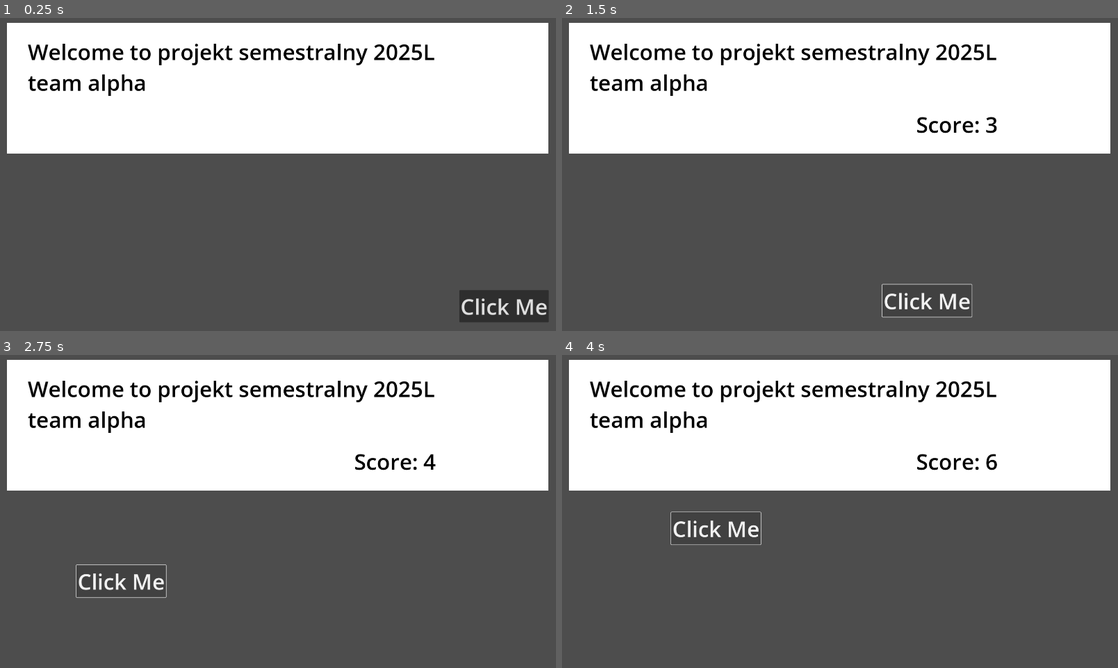
Above: before the commit, frames 1-4 (two rows, left to right).
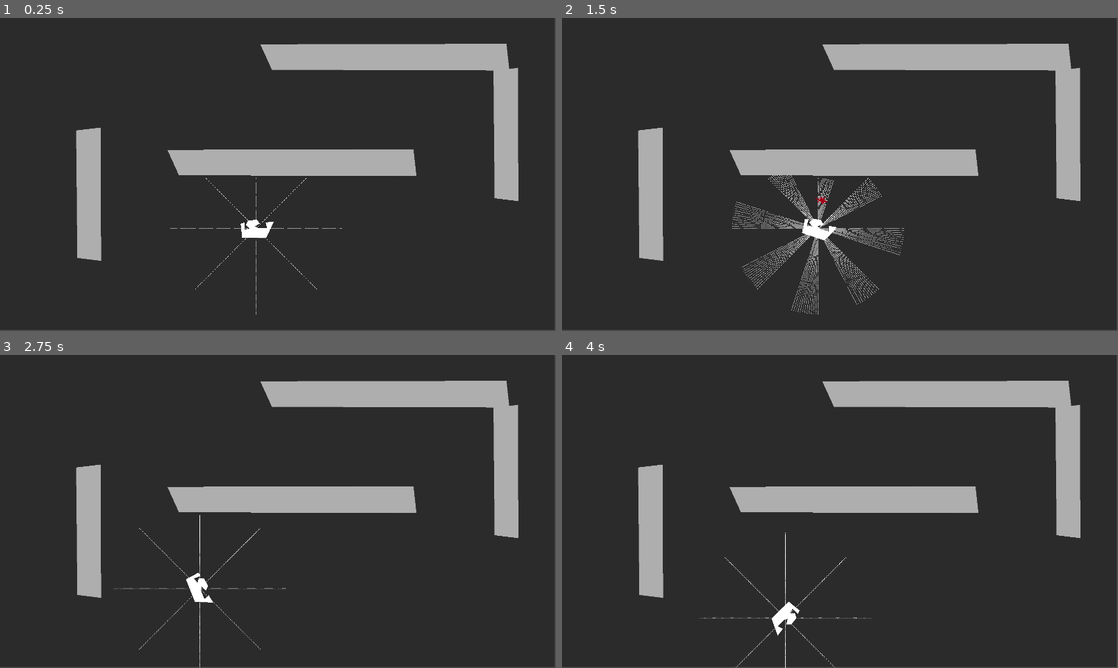
Above: after the commit, the same moments.

Repository: NamespaceV/semestralne-2025l-a
Game: Godot game, scene res://test/jellyboy/test_scene.tscn
Two runs of this game, one before a commit and one after it. Both use one fixed random seed, a clock stepped at 60 frames per second and the inputs below. Before the commit the project starts from res://main_scene.tscn.
Inputs (mouse positions are in pixels of both pictures, inside the frame that each line leads up to):
- Up to frame 1 (0.25 s): no input
- Up to frame 2 (1.5 s): click (1067, 305) at 0.5 s, where only the run before the commit has a clickable "Click Me"; tap Enter at 1.25 s; hold Right (right) from 1.28 s (still down); tap Space (action) at 1.35 s
- Up to frame 3 (2.75 s): release Right (right) at 2.03 s; hold S (down) from 2.03 s (still down); tap Space (action) at 2.1 s
- Up to frame 4 (4 s): release S (down) at 2.78 s; hold Right (right) 2.78-3.53 s; tap Space (action) at 2.85, 3.6 s; hold Up (up) from 3.53 s (still down)

The runs differ from the first frame. In frame 1, 98% of the frame differs, in the area x 0-100%, y 0-100%; in frame 2, 97%; in frame 3, 98%; in frame 4, 98%.

Commit message:
Added prototype for echolocation mechanics (raycast + trail rect)
Echolocation system concept:
- Emits multiple rays in circular pattern from emitter
- Bounces rays off colliders a set number of times
- Spawns small fading rectangles along each ray path
- physics-free and particle free

Diff:
--- a/semestralne2025l-a/project.godot
+++ b/semestralne2025l-a/project.godot
@@ -11,7 +11,7 @@
 [application]
 
 config/name="Semestralne2025l-a"
-run/main_scene="uid://stdy8gmpcsag"
+run/main_scene="uid://ddbj26s1kpbpy"
 config/features=PackedStringArray("4.4", "Forward Plus")
 config/icon="res://icon.svg"
 
@@ -26,6 +26,10 @@
 window/size/window_width_override=960
 window/size/window_height_override=540
 window/stretch/mode="viewport"
+
+[dotnet]
+
+project/assembly_name="Semestralne2025l-a"
 
 [input]
 
--- /dev/null
+++ b/semestralne2025l-a/test/jellyboy/echolocation_emmiter.gd
@@ -0,0 +1,51 @@
+# EcholocationEmitter2D.gd
+extends Node2D
+
+@export var num_rays := 8
+@export var ray_length := 300.0
+@export var trail_step := 5.0
+@export var max_bounces := 2
+@export var trail_scene: PackedScene
+
+func _process(delta: float):
+	emit_echolocation()
+
+func emit_echolocation():
+	for i in num_rays:
+		var angle = i * TAU / num_rays
+		var dir = Vector2(cos(angle), sin(angle)).normalized()
+		spawn_echo_ray(global_position, dir, max_bounces)
+
+func spawn_echo_ray(origin: Vector2, direction: Vector2, bounces: int):
+	var current_pos = origin
+	var dir = direction
+	var remaining_bounces = bounces
+	var space = get_world_2d().direct_space_state
+
+	while remaining_bounces >= 0:
+		var params := PhysicsRayQueryParameters2D.create(current_pos, current_pos + dir * ray_length)
+		params.exclude = [self]
+
+		var result = space.intersect_ray(params)
+		var end_pos = result.position if result else current_pos + dir * ray_length
+
+		# Place trail rectangles
+		var distance = current_pos.distance_to(end_pos)
+		var steps = int(distance / trail_step)
+		for s in steps:
+			var t = float(s) / steps
+			var pos = current_pos.lerp(end_pos, t)
+			spawn_trail_rect(pos)
+
+		if result:
+			dir = dir.bounce(result.normal)
+			current_pos = end_pos
+			remaining_bounces -= 1
+		else:
+			break
+
+
+func spawn_trail_rect(world_pos: Vector2):
+	var rect = trail_scene.instantiate()
+	rect.position = $Trail.to_local(world_pos)
+	$Trail.add_child(rect)
--- /dev/null
+++ b/semestralne2025l-a/test/jellyboy/echolocation_emmiter.tscn
@@ -0,0 +1,12 @@
+[gd_scene load_steps=3 format=3 uid="uid://do1ektfxkyufa"]
+
+[ext_resource type="Script" uid="uid://kb5nexqyab4p" path="res://test/jellyboy/echolocation_emmiter.gd" id="1_i0wai"]
+[ext_resource type="PackedScene" uid="uid://cdax1nyl64mh1" path="res://test/jellyboy/trail_rectangle.tscn" id="2_fge7y"]
+
+[node name="EcholocationEmmiter" type="Node2D"]
+script = ExtResource("1_i0wai")
+trail_scene = ExtResource("2_fge7y")
+
+[node name="Trail" type="Node2D" parent="."]
+
+[node name="Manager" type="Node2D" parent="."]
--- /dev/null
+++ b/semestralne2025l-a/test/jellyboy/test_scene.tscn
@@ -0,0 +1,83 @@
+[gd_scene load_steps=5 format=3 uid="uid://ddbj26s1kpbpy"]
+
+[ext_resource type="Script" uid="uid://olx7pm3i3pw2" path="res://test/zephyr/character.gd" id="1_covvg"]
+[ext_resource type="PackedScene" uid="uid://do1ektfxkyufa" path="res://test/jellyboy/echolocation_emmiter.tscn" id="2_mavlv"]
+
+[sub_resource type="CircleShape2D" id="CircleShape2D_mavlv"]
+radius = 59.0339
+
+[sub_resource type="RectangleShape2D" id="RectangleShape2D_to65c"]
+size = Vector2(87, 92)
+
+[node name="TestScene" type="Node2D"]
+
+[node name="Background" type="ColorRect" parent="."]
+offset_right = 1915.0
+offset_bottom = 1076.0
+color = Color(0.169245, 0.169245, 0.169245, 1)
+
+[node name="Character" type="CharacterBody2D" parent="."]
+position = Vector2(884, 726)
+motion_mode = 1
+script = ExtResource("1_covvg")
+
+[node name="Polygon2D" type="Polygon2D" parent="Character"]
+position = Vector2(-13, 21)
+polygon = PackedVector2Array(-35, 11, -40, -37, -27, -41, -27, -16, -9, -21, -22, -32, -14, -48, 15, -51, 27, -38, 8, -29, 22, -22, 52, -22, 46, -41, 75, -45, 48, 12)
+
+[node name="CollisionShape2D" type="CollisionShape2D" parent="Character"]
+shape = SubResource("CircleShape2D_mavlv")
+
+[node name="EcholocationEmmiter" parent="Character" instance=ExtResource("2_mavlv")]
+
+[node name="Pillar" type="StaticBody2D" parent="."]
+position = Vector2(1359, 139)
+disable_mode = 1
+
+[node name="CollisionShape2D" type="CollisionShape2D" parent="Pillar"]
+scale = Vector2(10, 1)
+shape = SubResource("RectangleShape2D_to65c")
+
+[node name="Polygon2D" type="Polygon2D" parent="Pillar"]
+scale = Vector2(10, 1)
+color = Color(0.683077, 0.683077, 0.683077, 1)
+polygon = PackedVector2Array(-46, -48, 39, -50, 40, 42, -42, 40)
+
+[node name="Pillar2" type="StaticBody2D" parent="."]
+position = Vector2(1750, 422)
+disable_mode = 1
+
+[node name="CollisionShape2D" type="CollisionShape2D" parent="Pillar2"]
+scale = Vector2(1, 5)
+shape = SubResource("RectangleShape2D_to65c")
+
+[node name="Polygon2D" type="Polygon2D" parent="Pillar2"]
+scale = Vector2(1, 5)
+color = Color(0.683077, 0.683077, 0.683077, 1)
+polygon = PackedVector2Array(-46, -48, 39, -50, 40, 42, -42, 40)
+
+[node name="Pillar3" type="StaticBody2D" parent="."]
+position = Vector2(1038, 503)
+disable_mode = 1
+
+[node name="CollisionShape2D" type="CollisionShape2D" parent="Pillar3"]
+scale = Vector2(10, 1)
+shape = SubResource("RectangleShape2D_to65c")
+
+[node name="Polygon2D" type="Polygon2D" parent="Pillar3"]
+scale = Vector2(10, 1)
+color = Color(0.683077, 0.683077, 0.683077, 1)
+polygon = PackedVector2Array(-46, -48, 39, -50, 40, 42, -42, 40)
+
+[node name="Pillar4" type="StaticBody2D" parent="."]
+position = Vector2(309, 628)
+disable_mode = 1
+
+[node name="CollisionShape2D" type="CollisionShape2D" parent="Pillar4"]
+scale = Vector2(1, 5)
+shape = SubResource("RectangleShape2D_to65c")
+
+[node name="Polygon2D" type="Polygon2D" parent="Pillar4"]
+scale = Vector2(1, 5)
+color = Color(0.683077, 0.683077, 0.683077, 1)
+polygon = PackedVector2Array(-46, -48, 39, -50, 40, 42, -42, 40)
--- /dev/null
+++ b/semestralne2025l-a/test/jellyboy/trail_rectangle.gd
@@ -0,0 +1,10 @@
+# TrailRect.gd
+extends Node2D
+
+@export var lifetime := 0.5
+
+func _ready():
+	# Animate fade-out
+	var tween := create_tween()
+	tween.tween_property($MeshInstance2D, "modulate:a", 0.0, lifetime)
+	tween.tween_callback(Callable(self, "queue_free"))
--- /dev/null
+++ b/semestralne2025l-a/test/jellyboy/trail_rectangle.tscn
@@ -0,0 +1,15 @@
+[gd_scene load_steps=4 format=3 uid="uid://cdax1nyl64mh1"]
+
+[ext_resource type="Script" uid="uid://c15aifagu4nxp" path="res://test/jellyboy/trail_rectangle.gd" id="1_aib03"]
+
+[sub_resource type="CanvasItemMaterial" id="CanvasItemMaterial_aib03"]
+
+[sub_resource type="BoxMesh" id="BoxMesh_aib03"]
+size = Vector3(2, 2, 2)
+
+[node name="TrailRectangle" type="Node2D"]
+script = ExtResource("1_aib03")
+
+[node name="MeshInstance2D" type="MeshInstance2D" parent="."]
+material = SubResource("CanvasItemMaterial_aib03")
+mesh = SubResource("BoxMesh_aib03")
Not shown, added: semestralne2025l-a/test/jellyboy/echolocation_emmiter.gd.uid
Not shown, added: semestralne2025l-a/test/jellyboy/trail_rectangle.gd.uid
